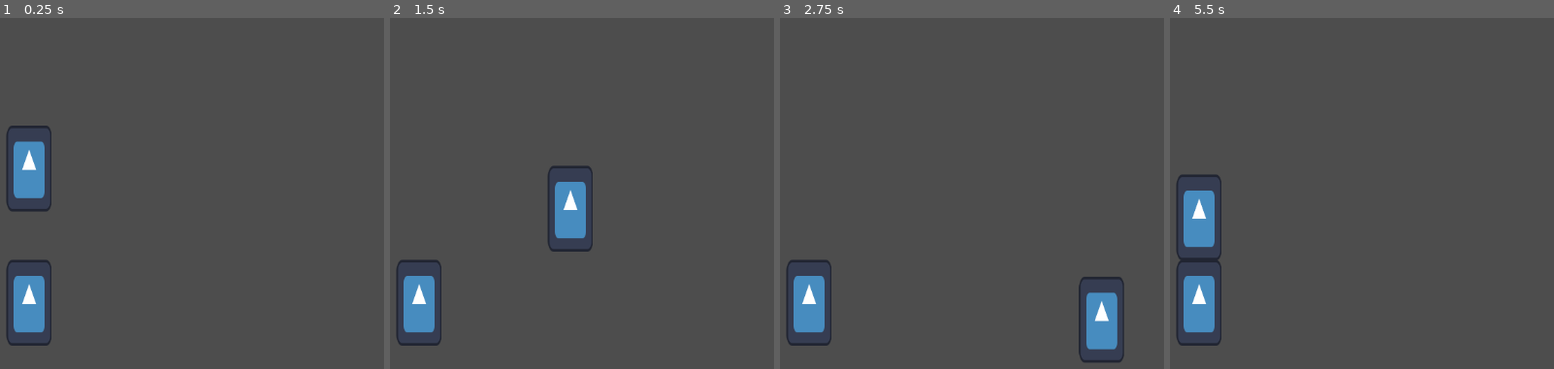
Above: before the commit, frames 1-4 (left to right).
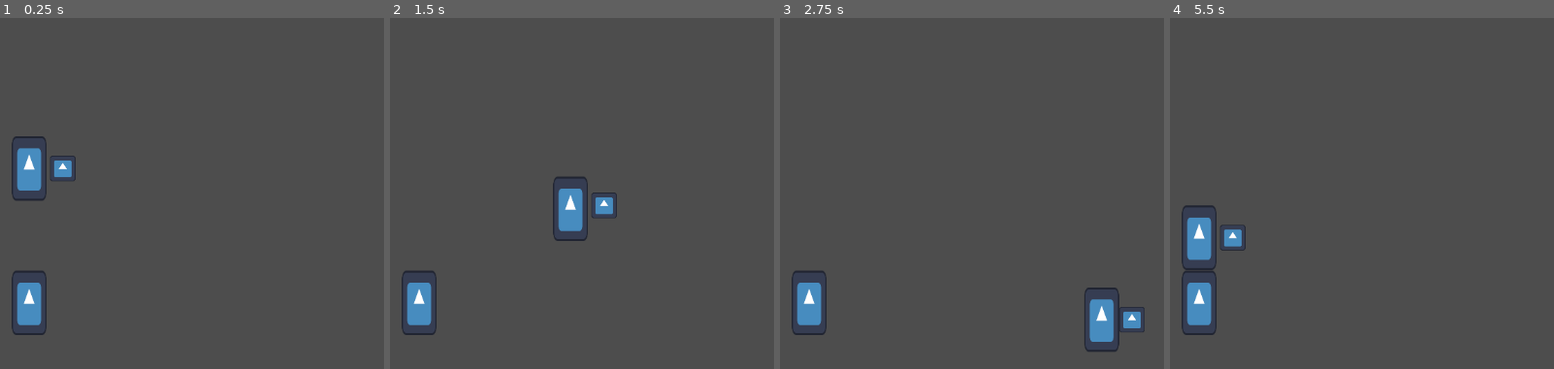
Above: after the commit, the same moments.

Repository: david8zhang/spooky-soccer
Game: Godot game, scene res://scenes/Main.tscn
Two runs of this game, one before a commit and one after it. Both use one fixed random seed, a clock stepped at 60 frames per second and the inputs below. The engine's default icon, where the game draws it, is replaced by a stand-in: a white triangle on a blue panel in a dark square.
Inputs:
- Up to frame 1 (0.25 s): no input
- Up to frame 2 (1.5 s): tap Enter at 0.5 s; hold Right (move_right) 0.53-1.28 s; hold Down (move_down) from 1.28 s (still down)
- Up to frame 3 (2.75 s): release Down (move_down) at 2.03 s; hold Right (move_right) from 2.03 s (still down)
- Up to frame 4 (5.5 s): release Right (move_right) at 2.78 s; hold Up (move_up) 2.78-3.53 s; hold Left (move_left) 3.53-5.03 s; hold Down (move_down) from 5.03 s (still down)

The runs differ from the first frame. In frame 1, 2.7% of the frame differs, in the area x 1-20%, y 30-94%; in frame 2, 2.7%; in frame 3, 2.7%; in frame 4, 3.0%, in the area x 1-20%, y 44-94%.

Commit message:
added basic ball dribbling logic

Diff:
--- a/prefabs/Ball.tscn
+++ b/prefabs/Ball.tscn
@@ -18,11 +18,13 @@
 }]
 
 [sub_resource type="CircleShape2D" id="CircleShape2D_4lblx"]
-radius = 71.1758
+radius = 19.0263
 
 [node name="Ball" type="RigidBody2D"]
+collision_layer = 2
 
 [node name="AnimatedSprite2D" type="AnimatedSprite2D" parent="."]
+scale = Vector2(0.3, 0.3)
 sprite_frames = SubResource("SpriteFrames_tjyjf")
 
 [node name="CollisionShape2D" type="CollisionShape2D" parent="."]
--- a/prefabs/FieldPlayer.tscn
+++ b/prefabs/FieldPlayer.tscn
@@ -19,17 +19,17 @@
 }]
 
 [sub_resource type="RectangleShape2D" id="RectangleShape2D_wo2u0"]
-size = Vector2(66, 127)
+size = Vector2(50, 97)
 
 [node name="FieldPlayer" type="CharacterBody2D"]
 script = ExtResource("1_4h5mm")
 
 [node name="AnimatedSprite2D" type="AnimatedSprite2D" parent="."]
 position = Vector2(2.08165e-12, 2.08165e-12)
-scale = Vector2(0.523438, 1)
+scale = Vector2(0.4, 0.75)
 sprite_frames = SubResource("SpriteFrames_8qxoa")
 animation = &"placeholder"
 
 [node name="CollisionShape2D" type="CollisionShape2D" parent="."]
-position = Vector2(0, -0.5)
+position = Vector2(0, 0.5)
 shape = SubResource("RectangleShape2D_wo2u0")
--- a/scenes/Main.tscn
+++ b/scenes/Main.tscn
@@ -1,10 +1,15 @@
-[gd_scene load_steps=3 format=3 uid="uid://cp4h3kopc4ei8"]
+[gd_scene load_steps=4 format=3 uid="uid://cp4h3kopc4ei8"]
 
 [ext_resource type="Script" path="res://scripts/Game.gd" id="1_0qwq3"]
 [ext_resource type="PackedScene" uid="uid://d03yj7smxqk6c" path="res://prefabs/PlayerFieldManager.tscn" id="1_uj31e"]
+[ext_resource type="PackedScene" uid="uid://dbagi233oshw7" path="res://prefabs/Ball.tscn" id="3_w1s3v"]
 
 [node name="Main" type="Node2D"]
 script = ExtResource("1_0qwq3")
+
+[node name="Ball" parent="." instance=ExtResource("3_w1s3v")]
+position = Vector2(16, 180)
+collision_mask = 0
 
 [node name="PlayerFieldManager" parent="." instance=ExtResource("1_uj31e")]
 position = Vector2(2.08165e-12, 2.08165e-12)
--- a/scripts/FieldPlayer.gd
+++ b/scripts/FieldPlayer.gd
@@ -3,6 +3,10 @@
 
 const SPEED = 300.0
 var is_selected = false
+var has_possession = false
+
+@onready var game = get_node("/root/Main") as Game
+var field_manager
 
 func _physics_process(_delta):
 	velocity = Vector2.ZERO
@@ -18,4 +22,13 @@
 		if velocity.length() > 0:
 			velocity = velocity.normalized() * SPEED
 
+		if has_possession:
+			var ball = game.ball as RigidBody2D
+			ball.global_position = Vector2(global_position.x + 50, global_position.y)
 		move_and_slide()
+
+func take_poss_of_ball():
+	has_possession = true
+
+func lose_poss_of_ball():
+	has_possession = false
--- a/scripts/Game.gd
+++ b/scripts/Game.gd
@@ -2,3 +2,8 @@
 extends Node2D
 
 @onready var player_manager: PlayerFieldManager = $PlayerFieldManager
+@onready var ball = $Ball
+
+func _ready():
+	var player = player_manager.field_players[0] as FieldPlayer
+	player.take_poss_of_ball()
--- a/scripts/PlayerFieldManager.gd
+++ b/scripts/PlayerFieldManager.gd
@@ -18,6 +18,7 @@
 	for config in player_configs:
 		var new_field_player = player_scene.instantiate() as FieldPlayer
 		new_field_player.global_position = config["position"]
+		new_field_player.field_manager = self
 		field_players.append(new_field_player)
 		add_child(new_field_player)
 	field_players[0].is_selected = true
